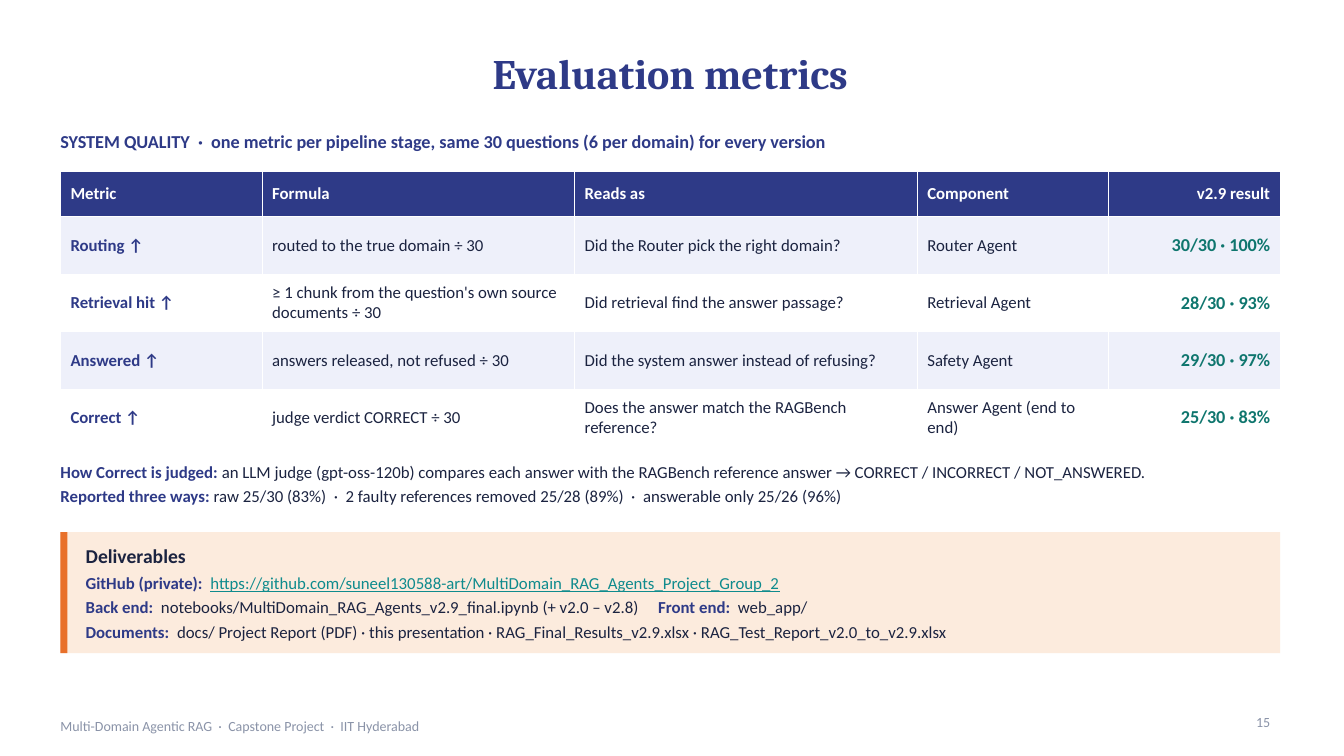
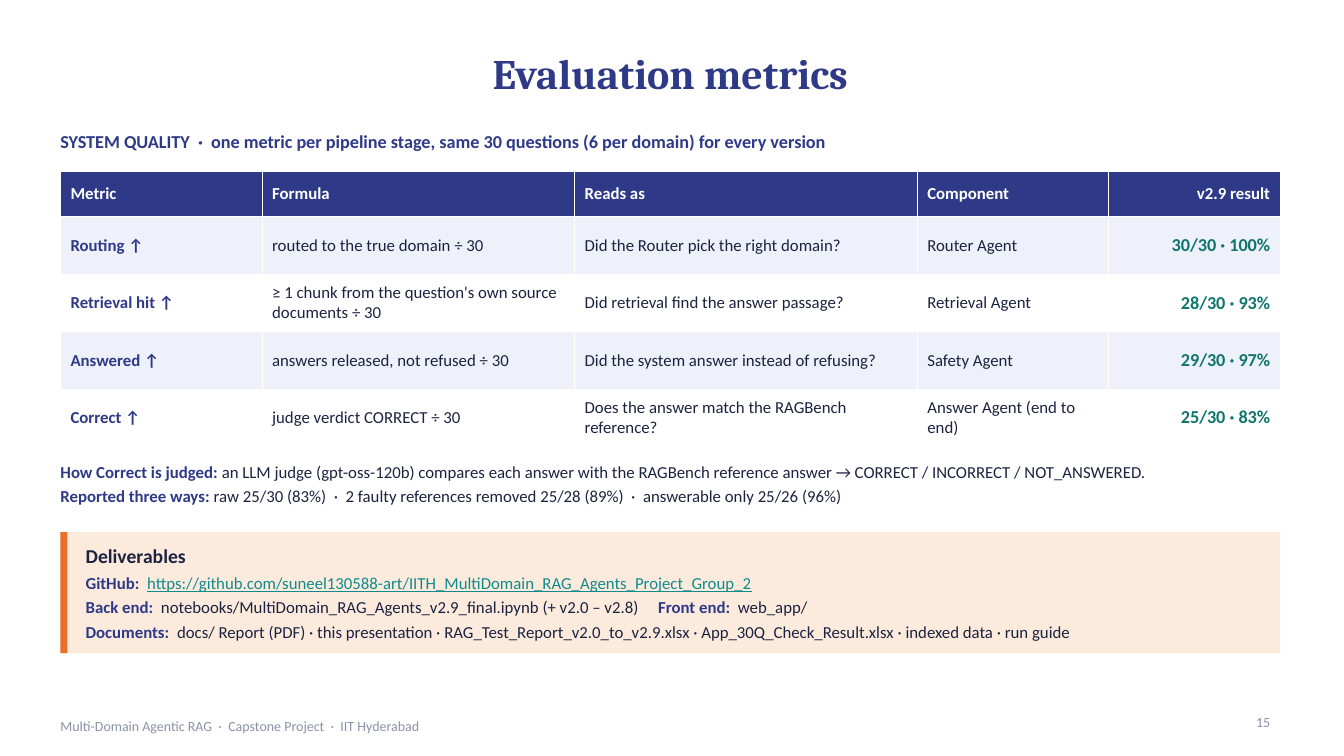
Before and after one commit to suneel130588-art/IITH_MultiDomain_RAG_Agents_Project_Group_2, a slide deck: slide 15 of docs/MultiDomain_RAG_Agents_Project_Presentation.pptx. Drawn at 1344x756 pixels with LibreOffice and Linux fonts; fonts in the diff are those of the drawing. Boxes give left, top, right and bottom in pixels: in the first picture for what was removed or moved away, otherwise in the second. Text is boxed around its words. In the diff, an @@ line names an element or a change of style, - is before the commit and + after.

Commit message:
Point docs to the new repository and list the current documents
- presentation slide 15: new GitHub URL; documents list matches docs/
- HOW_TO_RUN_LOCALLY.md (+ PDF): clone URL, folder name and ZIP download for this repository
- README.md: repository link and run-guide link

```diff
--- a/docs/MultiDomain_RAG_Agents_Project_Presentation.pptx
+++ b/docs/MultiDomain_RAG_Agents_Project_Presentation.pptx
@@ text at (86, 577, 751, 592): text changed @@
-GitHub (private): https://github.com/suneel130588-art/MultiDomain_RAG_Agents_Project_Group_2
+GitHub: https://github.com/suneel130588-art/IITH_MultiDomain_RAG_Agents_Project_Group_2
@@ text at (86, 626, 1070, 641): text changed @@
-Documents: docs/ Project Report (PDF) · this presentation · RAG_Final_Results_v2.9.xlsx · RAG_Test_Report_v2.0_to_v2.9.xlsx
+Documents: docs/ Report (PDF) · this presentation · RAG_Test_Report_v2.0_to_v2.9.xlsx · App_30Q_Check_Result.xlsx · indexed data · run guide
```
Also in this commit, not shown: 3 other files.
